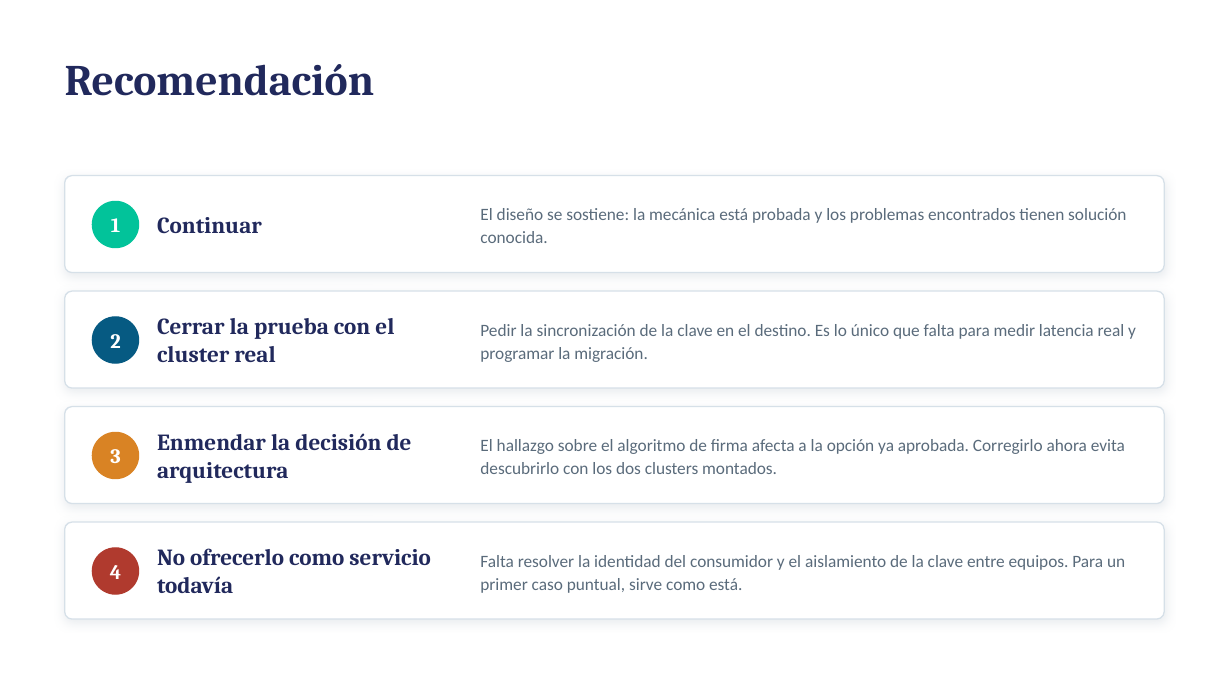
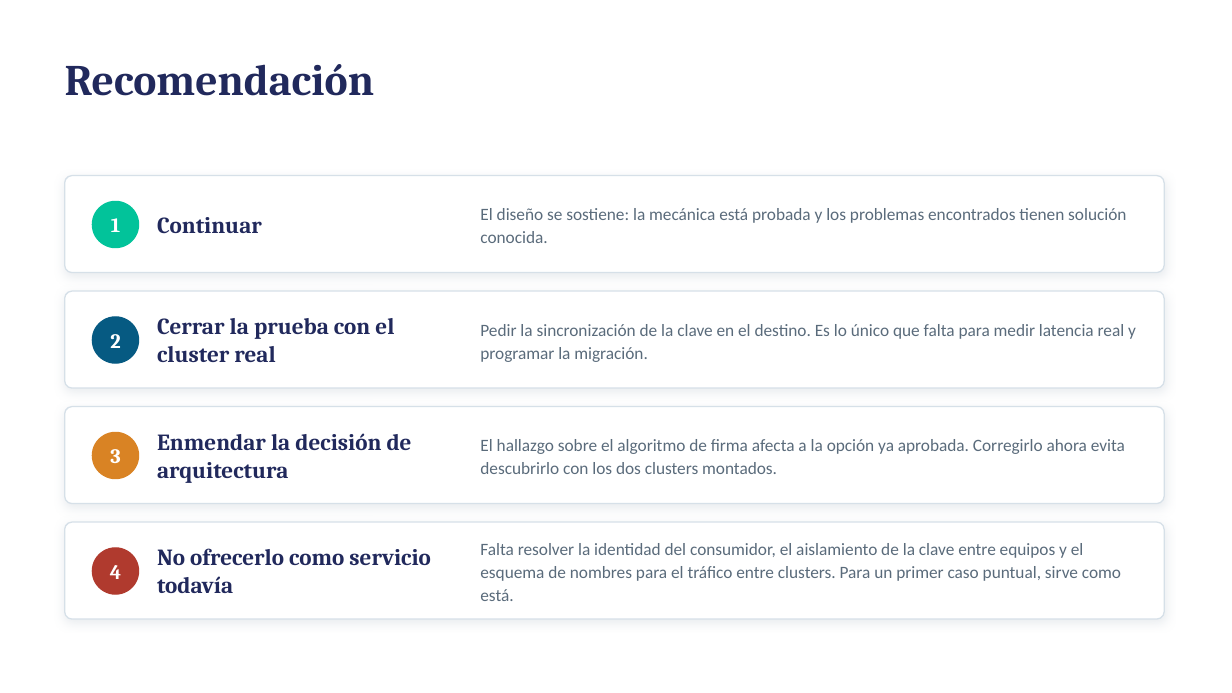
Before and after one commit to ferluko/bgal-kuadrant, a slide deck: slide 6 of poc-egress-kuadrant/poc-egreso-kuadrant-gerencial-2026-08.pptx. Drawn at 1232x693 pixels with LibreOffice and Linux fonts; fonts in the diff are those of the drawing. Boxes give left, top, right and bottom in pixels: in the first picture for what was removed or moved away, otherwise in the second. Text is boxed around its words. In the diff, an @@ line names an element or a change of style, - is before the commit and + after.

Commit message:
Revise egress documentation and scripts to enhance clarity on multi-cluster connectivity. Updated `decks.js` to reflect new findings on private subdomains and east-west traffic strategies. Enhanced `README.md` with details on OpenShift cluster destinations and their implications. Modified `run-escenarios.sh` to support testing against real OpenShift destinations, improving scenario reliability. Updated `RESUMEN.md` to summarize key changes and strategies for token audience management.

```diff
--- a/poc-egress-kuadrant/poc-egreso-kuadrant-gerencial-2026-08.pptx
+++ b/poc-egress-kuadrant/poc-egreso-kuadrant-gerencial-2026-08.pptx
@@ text at <box>480,543,1121,601</box>: text changed @@
-Falta resolver la identidad del consumidor y el aislamiento de la clave entre equipos. Para un primer caso puntual, sirve como está.
+Falta resolver la identidad del consumidor, el aislamiento de la clave entre equipos y el esquema de nombres para el tráfico entre clusters. Para un primer caso puntual, sirve como está.
```
Also in this commit, not shown: 14 other files.
